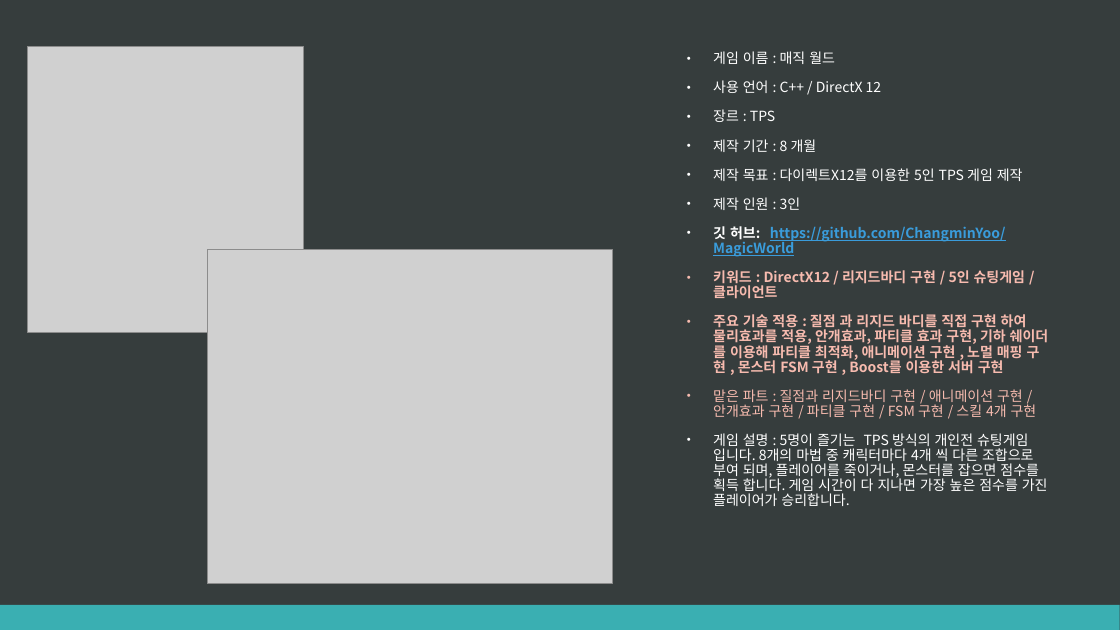
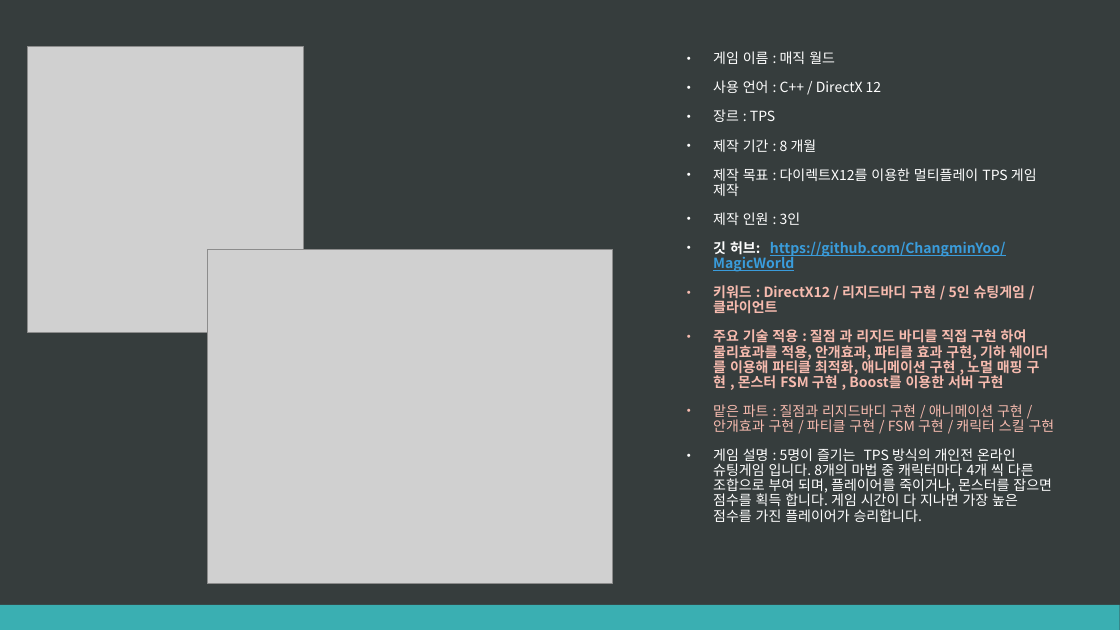
Before and after one commit to ChangminYoo/FinalProject, a slide deck: slide 3 of 이관구/포트폴리오 - 이관구.pptx. Drawn at 1120x630 pixels with LibreOffice and Linux fonts; fonts in the diff are those of the drawing; grey boxes stand for pictures. Boxes give left, top, right and bottom in pixels: in the first picture for what was removed or moved away, otherwise in the second. Text is boxed around its words. In the diff, an @@ line names an element or a change of style, - is before the commit and + after.

```diff
--- a/이관구/포트폴리오 - 이관구.pptx
+++ b/이관구/포트폴리오 - 이관구.pptx
@@ text at box(713, 168, 1037, 196): text changed @@
-• 제작 목표 : 다이렉트X12를 이용한 5인 TPS 게임 제작
+• 제작 목표 : 다이렉트X12를 이용한 멀티플레이 TPS 게임 제작
@@ text at box(713, 404, 1055, 522): text changed @@
-• 맡은 파트 : 질점과 리지드바디 구현 / 애니메이션 구현 / 안개효과 구현 / 파티클 구현 / FSM 구현 / 스킬 4개 구현
-• 게임 설명 : 5명이 즐기는 TPS 방식의 개인전 슈팅게임 입니다. 8개의 마법 중 캐릭터마다 4개 씩 다른 조합으로 부여 되며, 플레이어를 죽이거나, 몬스터를 잡으면 점수를 획득 합니다. 게임 시간이 다 지나면 가장 높은 점수를 가진 플레이어가 승리합니다.
+• 맡은 파트 : 질점과 리지드바디 구현 / 애니메이션 구현 / 안개효과 구현 / 파티클 구현 / FSM 구현 / 캐릭터 스킬 구현
+• 게임 설명 : 5명이 즐기는 TPS 방식의 개인전 온라인 슈팅게임 입니다. 8개의 마법 중 캐릭터마다 4개 씩 다른 조합으로 부여 되며, 플레이어를 죽이거나, 몬스터를 잡으면 점수를 획득 합니다. 게임 시간이 다 지나면 가장 높은 점수를 가진 플레이어가 승리합니다.
```
Also in this commit, not shown: 2 other slides changed, 1 other file.
